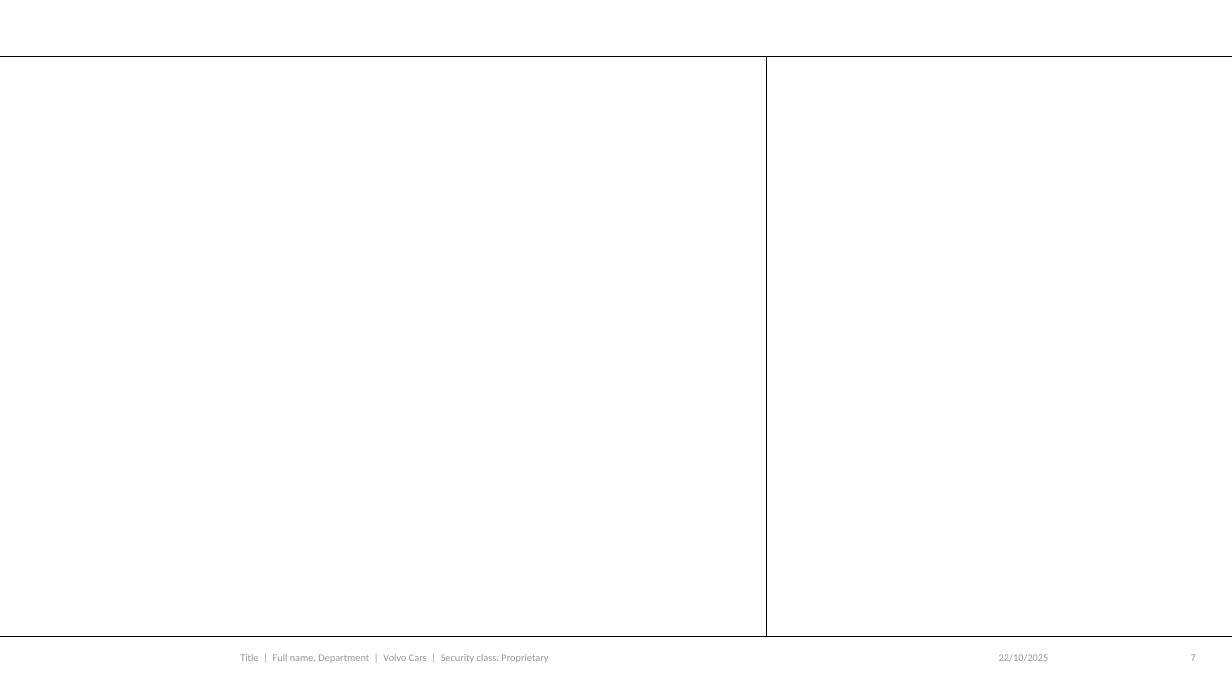
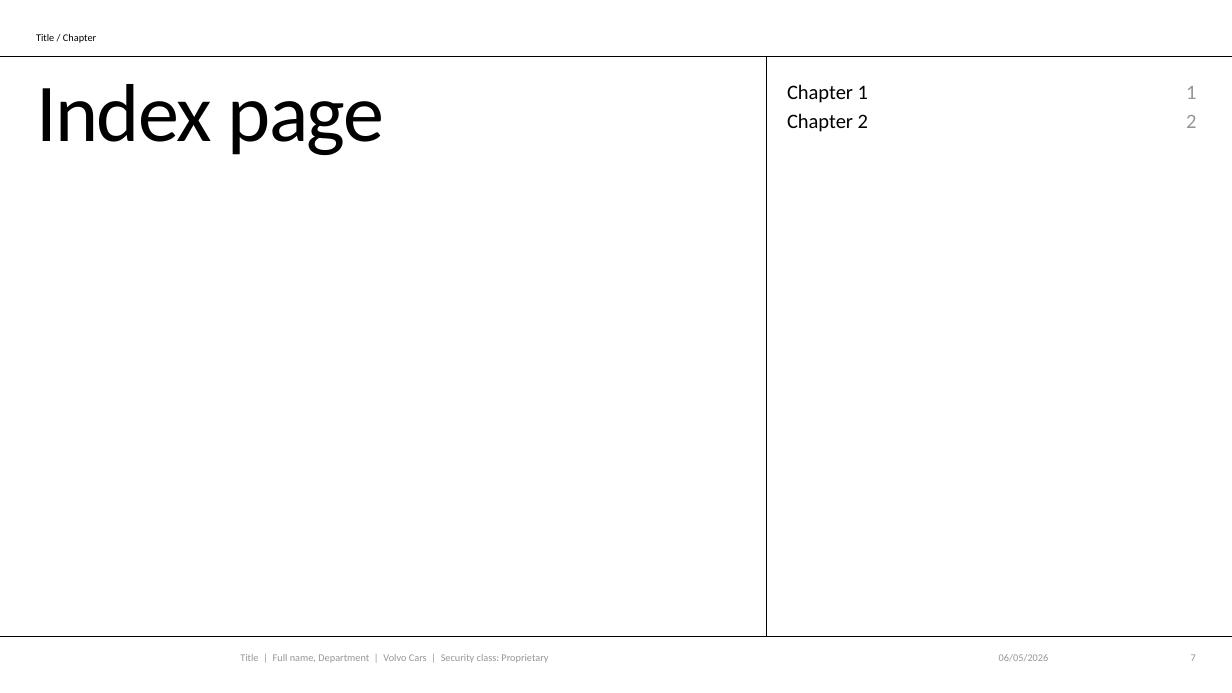
Before and after one commit to niko-vcc/volvo-latex-templates, a slide deck: slide 7 of presentations/ppt/Volvo Cars_PowerPoint Template 2026.potx. Drawn at 1232x693 pixels with LibreOffice and Linux fonts; fonts in the diff are those of the drawing; background and template pictures are left out. Boxes give left, top, right and bottom in pixels: in the first picture for what was removed or moved away, otherwise in the second. Text is boxed around its words. In the diff, an @@ line names an element or a change of style, - is before the commit and + after.

```diff
--- a/presentations/ppt/Volvo Cars_PowerPoint Template 2026.potx
+++ b/presentations/ppt/Volvo Cars_PowerPoint Template 2026.potx
@@ text added at (36,34,96,43), 8 pt, text #000000 @@
+Title / Chapter
@@ title added at (36,84,385,155), 64 pt, text #000000 @@
+Index page
@@ text added at (787,84,868,132), 16 pt, text #000000 @@
+Chapter 1
+Chapter 2
@@ text added at (1186,86,1196,128), 16 pt, text #969696 @@
+1
+2
@@ text at (999,654,1049,661): text changed @@
-22/10/2025
+06/05/2026
```
Also in this commit, not shown: 9 other slides changed, 4 slides added.
